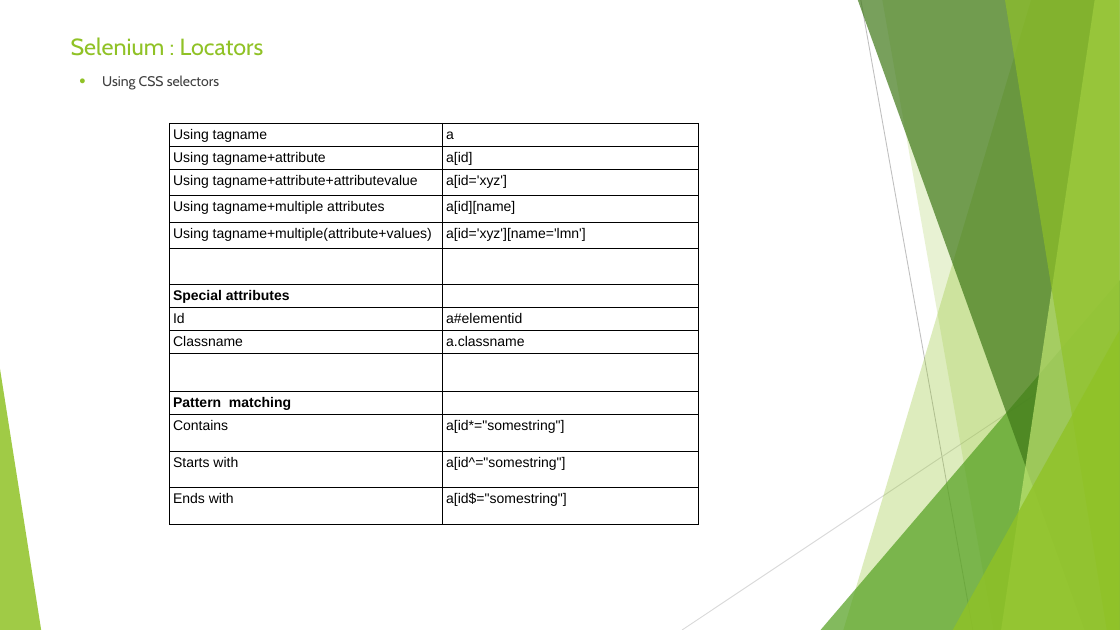
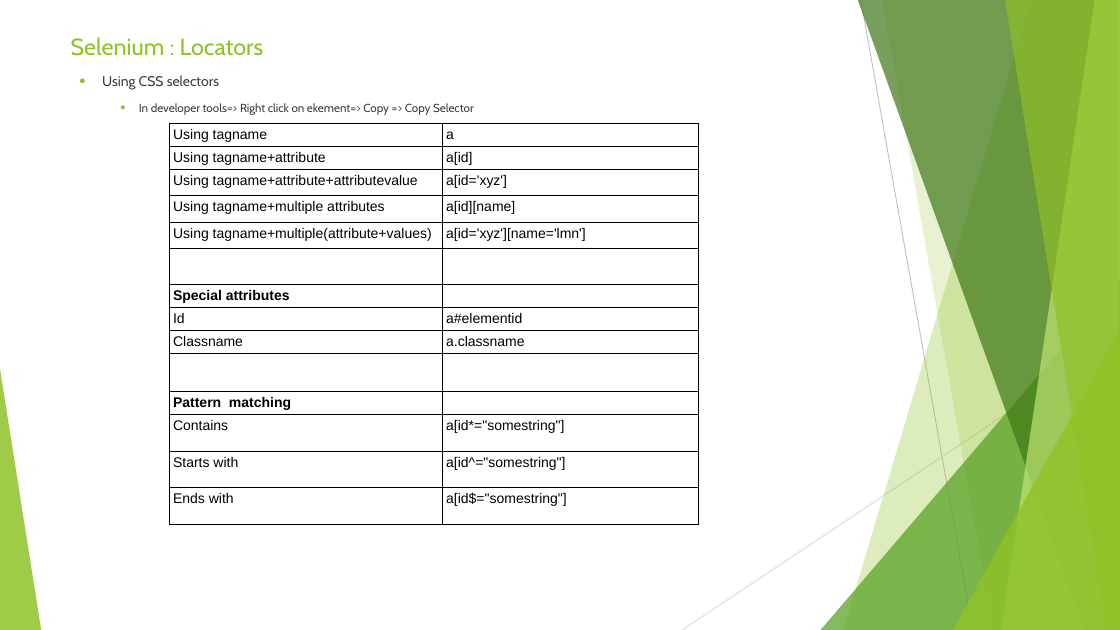
Before and after one commit to sidissir/mk-selenium-training, a slide deck: slide 22 of SeleniumPPT.pptx (slide 12 before the commit). Drawn at 1120x630 pixels with LibreOffice and Linux fonts; fonts in the diff are those of the drawing. Boxes give left, top, right and bottom in pixels: in the first picture for what was removed or moved away, otherwise in the second. Text is boxed around its words. In the diff, an @@ line names an element or a change of style, - is before the commit and + after.

Commit message:
committing Locators

```diff
--- a/SeleniumPPT.pptx
+++ b/SeleniumPPT.pptx
@@ text at bbox=[139, 103, 474, 115]: paragraph added @@
+  ● In developer tools=> Right click on ekement=> Copy => Copy Selector
```
Also in this commit, not shown: 5 other slides changed, 11 slides added, 1 slide removed, 16 other files.
